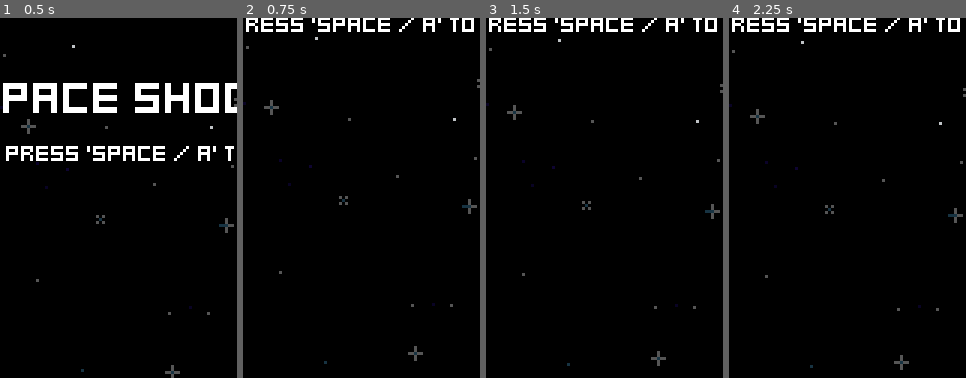
Above: before the commit, frames 1-4 (left to right).
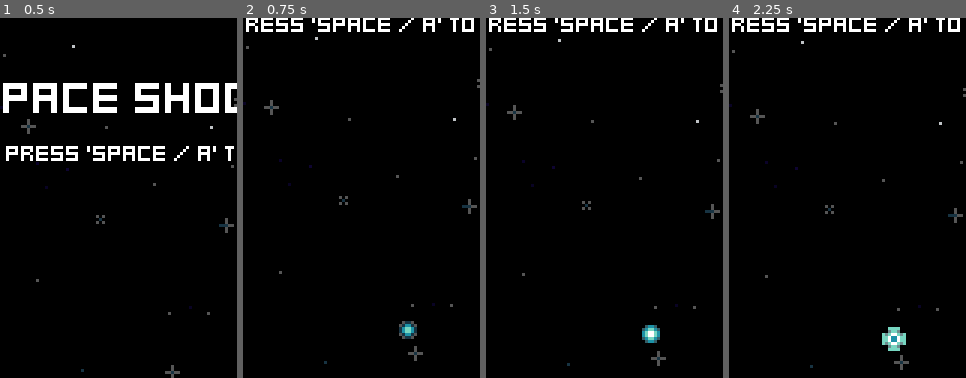
Above: after the commit, the same moments.

Repository: jacristi/godot-space-shooter
Game: Godot game, scene res://ui/menu.tscn
Two runs of this game, one before a commit and one after it. Both use one fixed random seed, a clock stepped at 60 frames per second and the inputs below.
Inputs:
- Up to frame 1 (0.5 s): no input
- Up to frame 2 (0.75 s): tap Space (fire) at 0.5, 0.6 s; hold D (move_right) from 0.53 s (still down)
- Up to frame 3 (1.5 s): tap Space (fire) at 1.25, 1.35 s; release D (move_right) at 1.28 s; hold S (move_down) from 1.28 s (still down)
- Up to frame 4 (2.25 s): tap Space (fire) at 2, 2.1 s; release S (move_down) at 2.03 s; hold D (move_right) from 2.03 s (still down)
The pictures show only the part of the screen within x 16-66%, y 36-86%; the shares and areas given below are measured in that part.

Frame 1 is identical in both runs. In frame 2, 0.3% of the frame differs, in the area x 65-74%, y 84-90%; in frame 3, 0.3%; in frame 4, 0.5%, in the area x 64-75%, y 85-93%.

Commit message:
feat: updates/tweaks to spawn rates/scores

Diff:
--- a/components/lerp_component.gd
+++ b/components/lerp_component.gd
@@ -10,6 +10,7 @@
 
 @export var offset_x := 0.0
 @export var offset_y := 0.0
+
 
 func _ready() -> void:
     if target == null:
--- a/enemies/enemy.gd
+++ b/enemies/enemy.gd
@@ -13,6 +13,7 @@
 @onready var destroyed_component: DestroyedComponent = $DestroyedComponent
 @onready var audio_player: VariablePitchAudioStreamPlayer = $VariablePitchAudioStreamPlayer
 
+@export var spawn_time := 30.0
 
 func _ready() -> void:
     stats_component.no_health.connect(give_score_on_death)
--- a/enemies/enemy_generator.gd
+++ b/enemies/enemy_generator.gd
@@ -45,50 +45,43 @@
     green_enemy_spawn_timer.timeout.connect(
         handle_enemy_spawn.bind(
             GreenEnemyScene,
-            green_enemy_spawn_timer,
-            2
+            green_enemy_spawn_timer
         )
     )
     yellow_enemy_spawn_timer.timeout.connect(
         handle_enemy_spawn.bind(
             YellowEnemyScene,
-            yellow_enemy_spawn_timer,
-            10
+            yellow_enemy_spawn_timer
         )
     )
     pink_enemy_spawn_timer.timeout.connect(
         handle_enemy_spawn.bind(
             PinkEnemyScene,
-            pink_enemy_spawn_timer,
-            50
+            pink_enemy_spawn_timer
             )
         )
     red_enemy_spawn_timer.timeout.connect(
         handle_enemy_spawn.bind(
             RedEnemyScene,
-            red_enemy_spawn_timer,
-            120
+            red_enemy_spawn_timer
             )
         )
     homing_enemy_spawn_timer.timeout.connect(
         handle_enemy_spawn.bind(
             HomingEnemyScene,
-            homing_enemy_spawn_timer,
-            150
+            homing_enemy_spawn_timer
             )
         )
     tie_enemy_spawn_timer.timeout.connect(
         handle_enemy_spawn.bind(
             TieEnemyScene,
-            tie_enemy_spawn_timer,
-            175
+            tie_enemy_spawn_timer
             )
         )
     purple_enemy_spawn_timer.timeout.connect(
         handle_enemy_spawn.bind(
             PurpleEnemyScene,
-            purple_enemy_spawn_timer,
-            200
+            purple_enemy_spawn_timer
             )
         )
 
@@ -129,12 +122,12 @@
     ) -> void:
 
     spawner_component.scene = enemy_scene
-    spawner_component.spawn(
+    var ins = spawner_component.spawn(
         Vector2(
             randf_range(margin, screen_width-margin),
             -16
             )
         )
-
-    var spawn_rate = time_offset / (0.5 + (game_stats.score * 0.005))
+    var spawn_rate = clamp(ins.spawn_time/(.05 + game_stats.score * .005), 1, ins.spawn_time)
+    #var spawn_rate = time_offset / (0.5 + (game_stats.score * 0.005))
     timer.start(spawn_rate + randf_range(0.25, 0.5))
--- a/enemies/green_enemy.tscn
+++ b/enemies/green_enemy.tscn
@@ -39,6 +39,7 @@
 size = Vector2(6, 2)
 
 [node name="GreenEnemy" instance=ExtResource("1_hr23f")]
+spawn_time = 3.0
 
 [node name="AnimatedSprite2D" parent="." index="0"]
 sprite_frames = SubResource("SpriteFrames_hpgne")
@@ -60,3 +61,6 @@
 [node name="CollisionShape2D" type="CollisionShape2D" parent="HitboxComponent" index="0"]
 position = Vector2(0, 1)
 shape = SubResource("RectangleShape2D_6nrxk")
+
+[node name="ScoreComponent" parent="." index="12"]
+adjust_amount = 10
--- a/enemies/homing_enemy.tscn
+++ b/enemies/homing_enemy.tscn
@@ -54,6 +54,7 @@
 
 [node name="HomingEnemy" instance=ExtResource("1_a0uvx")]
 script = ExtResource("2_5ai5s")
+spawn_time = 170.0
 
 [node name="States" type="Node" parent="." index="0"]
 
@@ -105,6 +106,9 @@
 position = Vector2(0, 0.5)
 shape = SubResource("RectangleShape2D_5win5")
 
+[node name="ScoreComponent" parent="." index="13"]
+adjust_amount = 60
+
 [node name="DiveAudio" type="AudioStreamPlayer" parent="." index="15"]
 stream = ExtResource("8_7337a")
 bus = &"SFX"
--- a/enemies/pink_enemy.tscn
+++ b/enemies/pink_enemy.tscn
@@ -63,6 +63,7 @@
 
 [node name="PinkEnemy" instance=ExtResource("1_sffww")]
 script = ExtResource("2_puikq")
+spawn_time = 25.0
 
 [node name="States" type="Node" parent="." index="0"]
 
@@ -128,7 +129,7 @@
 shape = SubResource("RectangleShape2D_ryxwd")
 
 [node name="ScoreComponent" parent="." index="13"]
-adjust_amount = 20
+adjust_amount = 35
 
 [node name="FireAudioStreamPlayer" type="AudioStreamPlayer" parent="." index="15"]
 stream = ExtResource("10_r84dq")
--- a/enemies/purple_enemy.gd
+++ b/enemies/purple_enemy.gd
@@ -9,6 +9,7 @@
 @onready var left_projectile_spawner: SpawnerComponent = $LeftProjectileSpawner
 @onready var right_projectile_spawner: SpawnerComponent = $RightProjectileSpawner
 @onready var fire_rate_timer: Timer = $FireRateTimer
+@onready var shoot_audio: VariablePitchAudioStreamPlayer = $ShootAudio
 
 var can_fire := false
 
@@ -21,16 +22,16 @@
         state = state as StateComponent
         state.disable()
 
-        spawn_state.enable()
+    spawn_state.enable()
 
-        spawn_state.state_finished.connect(start_lerp_to_player_y_state)
-        lerp_to_player_y_state.state_finished.connect(end_lerp_to_player_y_state)
+    spawn_state.state_finished.connect(start_lerp_to_player_y_state)
+    lerp_to_player_y_state.state_finished.connect(end_lerp_to_player_y_state)
 
 
 func fire_projectiles() -> void:
     if not can_fire:
         return
-
+    shoot_audio.play_with_variance()
     left_projectile_spawner.spawn()
     right_projectile_spawner.spawn()
 
--- a/enemies/purple_enemy.tscn
+++ b/enemies/purple_enemy.tscn
@@ -11,6 +11,8 @@
 [ext_resource type="Script" path="res://components/spawner_component.gd" id="6_jm4ik"]
 [ext_resource type="PackedScene" uid="uid://dn6roakl4jy0x" path="res://enemies/side_projectile_left.tscn" id="9_xh0y6"]
 [ext_resource type="PackedScene" uid="uid://cuggsflso8pow" path="res://enemies/side_projectile_right.tscn" id="10_uei5i"]
+[ext_resource type="AudioStream" uid="uid://dg1505u2506va" path="res://sfx/enemy_fire_sound_4.wav" id="11_a8rad"]
+[ext_resource type="Script" path="res://components/variable_pitch_audio_stream_player.gd" id="12_nbe68"]
 
 [sub_resource type="AtlasTexture" id="AtlasTexture_neo48"]
 atlas = ExtResource("3_g6imi")
@@ -49,6 +51,7 @@
 
 [node name="PurpleEnemy" instance=ExtResource("1_whl3g")]
 script = ExtResource("2_ve4rk")
+spawn_time = 300.0
 
 [node name="States" type="Node" parent="." index="0"]
 
@@ -114,7 +117,18 @@
 wait_time = 0.75
 autostart = true
 
-[node name="PositionClampComponent" type="Node2D" parent="." index="18" node_paths=PackedStringArray("actor")]
+[node name="ScoreComponent" parent="." index="16"]
+adjust_amount = 100
+
+[node name="ShootAudio" type="AudioStreamPlayer" parent="." index="18"]
+stream = ExtResource("11_a8rad")
+volume_db = -5.0
+bus = &"SFX"
+script = ExtResource("12_nbe68")
+pitch_min = 0.5
+pitch_max = 0.8
+
+[node name="PositionClampComponent" type="Node2D" parent="." index="19" node_paths=PackedStringArray("actor")]
 script = ExtResource("6_g001s")
 actor = NodePath("..")
 top_margin = 0
--- a/enemies/red_enemy.gd
+++ b/enemies/red_enemy.gd
@@ -29,10 +29,6 @@
     for state in states.get_children():
         state = state as StateComponent
         state.disable()
-
-    # move_strafe_component.velocity.x = [
-    #     -50, 50
-    #     ].pick_random()
 
     enter_state.state_finished.connect(idle_state.enable)
     idle_state.state_finished.connect(strafe_state.enable)
--- a/enemies/red_enemy.tscn
+++ b/enemies/red_enemy.tscn
@@ -59,6 +59,7 @@
 num_projectile_shots = 3
 num_projectile_cycles = 3
 strafe_velocity = Vector2(40, 0)
+spawn_time = 110.0
 
 [node name="States" type="Node" parent="." index="0"]
 
--- a/enemies/tie_enemy.tscn
+++ b/enemies/tie_enemy.tscn
@@ -35,6 +35,7 @@
 
 [node name="TieEnemy" instance=ExtResource("1_wbq3b")]
 script = ExtResource("2_imm8n")
+spawn_time = 250.0
 
 [node name="States" type="Node" parent="." index="0"]
 
@@ -98,7 +99,7 @@
 shape = SubResource("RectangleShape2D_1mdo1")
 
 [node name="ScoreComponent" parent="." index="13"]
-adjust_amount = 20
+adjust_amount = 75
 
 [node name="ShootAudio" type="AudioStreamPlayer" parent="." index="15"]
 stream = ExtResource("8_r6o3r")
--- a/enemies/yellow_enemy.tscn
+++ b/enemies/yellow_enemy.tscn
@@ -35,6 +35,7 @@
 
 [node name="YellowEnemy" instance=ExtResource("1_gqcw3")]
 script = ExtResource("2_5qepq")
+spawn_time = 9.0
 
 [node name="AnimatedSprite2D" parent="." index="0"]
 sprite_frames = SubResource("SpriteFrames_d5yub")
@@ -59,6 +60,9 @@
 position = Vector2(0, 1)
 shape = SubResource("RectangleShape2D_heybt")
 
+[node name="ScoreComponent" parent="." index="12"]
+adjust_amount = 20
+
 [node name="BorderBounceComponent" type="Node" parent="." index="13" node_paths=PackedStringArray("actor", "move_component")]
 script = ExtResource("4_jva1w")
 actor = NodePath("..")
--- a/pickups/pickup_generator.gd
+++ b/pickups/pickup_generator.gd
@@ -53,13 +53,13 @@
     if new_score > 100:
         blue_pickup_spawn_timer.process_mode = Node.PROCESS_MODE_INHERIT
 
-    if new_score > 400:
+    if new_score > 300:
+        green_pickup_spawn_timer.process_mode = Node.PROCESS_MODE_INHERIT
+
+    if new_score > 500:
         yelllow_pickup_spawn_timer.process_mode = Node.PROCESS_MODE_INHERIT
 
-    if new_score > 500:
-        green_pickup_spawn_timer.process_mode = Node.PROCESS_MODE_INHERIT
-
-    if new_score > 750:
+    if new_score > 650:
         white_pickup_spawn_timer.process_mode = Node.PROCESS_MODE_INHERIT
 
 
--- a/pickups/pickup_generator.tscn
+++ b/pickups/pickup_generator.tscn
@@ -34,12 +34,12 @@
 
 [node name="GreenPickupSpawnTimer" type="Timer" parent="."]
 process_mode = 4
-wait_time = 60.0
+wait_time = 50.0
 one_shot = true
 autostart = true
 
 [node name="WhitePickupSpawnTimer" type="Timer" parent="."]
 process_mode = 4
-wait_time = 70.0
+wait_time = 50.0
 one_shot = true
 autostart = true
--- a/scenes/game.gd
+++ b/scenes/game.gd
@@ -31,10 +31,10 @@
     if new_score > 600:
         enemy_generator.enable_new_enemy("homing")
 
-    if new_score > 1200:
+    if new_score > 1500:
         enemy_generator.enable_new_enemy("tie")
 
-    if new_score > 2000:
+    if new_score > 2500:
         enemy_generator.enable_new_enemy("purple")
 
     #if new_score > 550 and new_score < 700 and is_event_in_progress == false:
--- a/scenes/game.tscn
+++ b/scenes/game.tscn
@@ -8,6 +8,7 @@
 [ext_resource type="PackedScene" uid="uid://di2ph76flv6jj" path="res://pickups/pickup_generator.tscn" id="5_824rs"]
 [ext_resource type="LabelSettings" uid="uid://cjof1qwn8asa1" path="res://fonts/default_label_settings.tres" id="5_tlyl2"]
 [ext_resource type="PackedScene" uid="uid://3etvr5r3lq15" path="res://ui/pause_menu.tscn" id="7_of8lj"]
+[ext_resource type="PackedScene" uid="uid://bn37hg8rvt4in" path="res://pickups/blue_pickup.tscn" id="9_5mtqv"]
 
 [node name="Game" type="Node2D"]
 script = ExtResource("1_1juuu")
@@ -35,3 +36,7 @@
 offset_top = 77.0
 offset_right = 81.0
 offset_bottom = 77.0
+
+[node name="BluePickup" parent="." instance=ExtResource("9_5mtqv")]
+position = Vector2(81, 190)
+pickup_score = 2000
Binary file changed: assets/boss_projectile.png
Not shown: 1 places in enemies/purple_enemy.tscn that only renumber resources
Not shown: 1 places in scenes/game.tscn that only renumber resources
Not shown, added: sfx/enemy_fire_sound_4.wav.import
Not shown, added: sfx/enemy_fire_sound_4.wav
